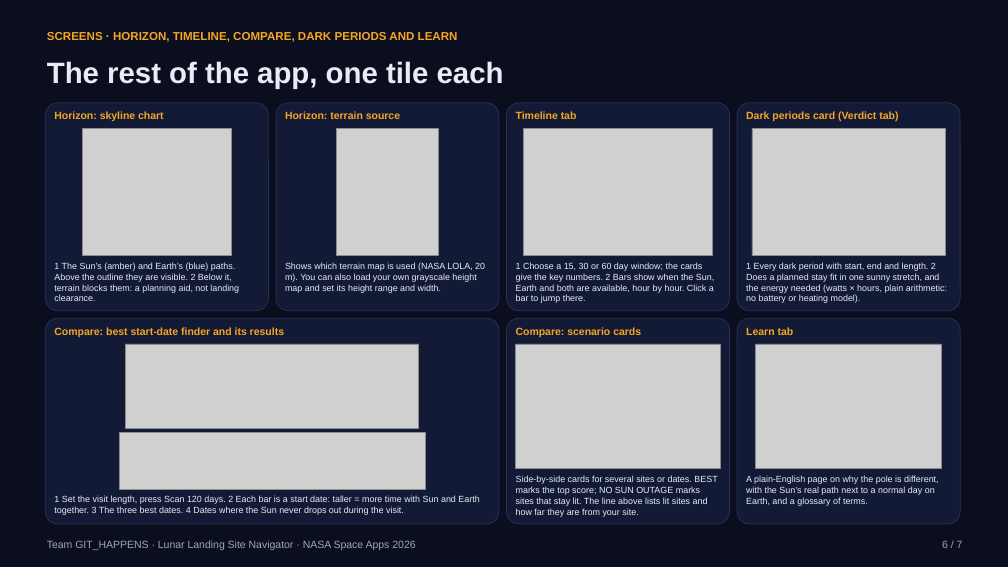
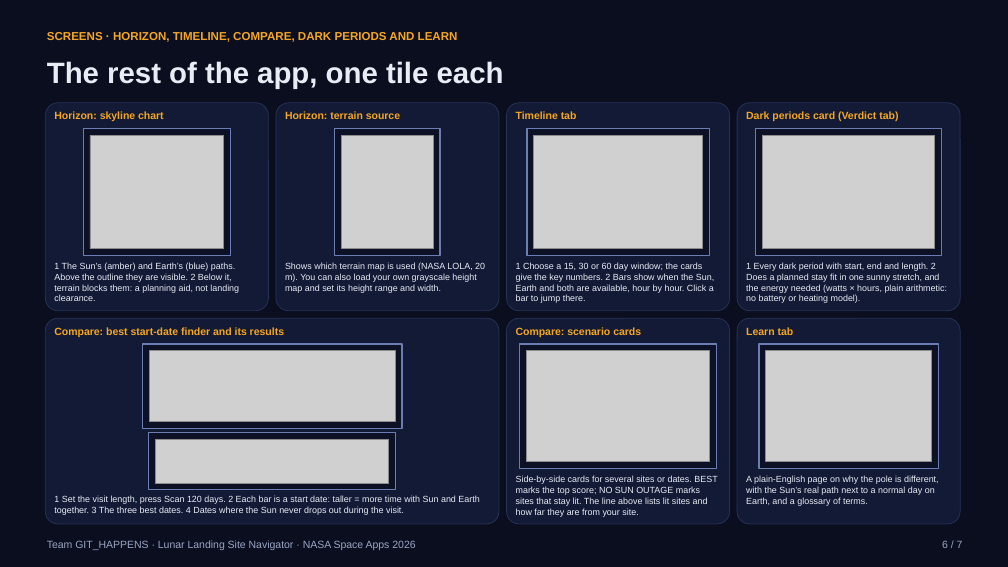
Before and after one commit to Amitrajeetpaul/lunar-landing-site-navigator, a slide deck: slide 6 of docs/GIT_7_SLIDE_PPT.pptx. Drawn at 1008x567 pixels with LibreOffice and Linux fonts; fonts in the diff are those of the drawing; grey boxes stand for pictures. Boxes give left, top, right and bottom in pixels: in the first picture for what was removed or moved away, otherwise in the second. Text is boxed around its words. In the diff, an @@ line names an element or a change of style, - is before the commit and + after.

Commit message:
Demo deck: padded screenshot frames

```diff
--- a/docs/GIT_7_SLIDE_PPT.pptx
+++ b/docs/GIT_7_SLIDE_PPT.pptx
@@ rectangle added at [83, 129, 231, 256], fill #0C1126, outline #6B7DB3 1.25 pt @@
@@ picture: place and size @@
-picture at [82, 129, 231, 256]
+picture at [90, 135, 224, 249]
@@ rectangle added at [335, 129, 440, 256], fill #0C1126, outline #6B7DB3 1.25 pt @@
@@ picture: place and size @@
-picture at [337, 129, 439, 256]
+picture at [342, 135, 433, 249]
@@ rectangle added at [527, 129, 709, 256], fill #0C1126, outline #6B7DB3 1.25 pt @@
@@ picture: place and size @@
-picture at [523, 129, 712, 256]
+picture at [534, 135, 702, 249]
@@ rectangle added at [755, 129, 941, 256], fill #0C1126, outline #6B7DB3 1.25 pt @@
@@ picture: place and size @@
-picture at [752, 129, 946, 256]
+picture at [762, 135, 935, 249]
@@ rectangle added at [142, 344, 402, 429], fill #0C1126, outline #6B7DB3 1.25 pt @@
@@ picture: place and size @@
-picture at [126, 344, 419, 429]
+picture at [149, 351, 395, 422]
@@ rectangle added at [520, 344, 716, 469], fill #0C1126, outline #6B7DB3 1.25 pt @@
@@ picture: place and size @@
-picture at [516, 344, 721, 469]
+picture at [526, 351, 709, 462]
@@ rectangle added at [759, 344, 938, 469], fill #0C1126, outline #6B7DB3 1.25 pt @@
@@ picture: place and size @@
-picture at [755, 344, 941, 469]
+picture at [766, 351, 932, 462]
@@ rectangle added at [149, 433, 396, 490], fill #0C1126, outline #6B7DB3 1.25 pt @@
@@ picture: place and size @@
-picture at [119, 433, 426, 490]
+picture at [156, 439, 389, 483]
```
Also in this commit, not shown: 6 other slides changed, 1 other file.
